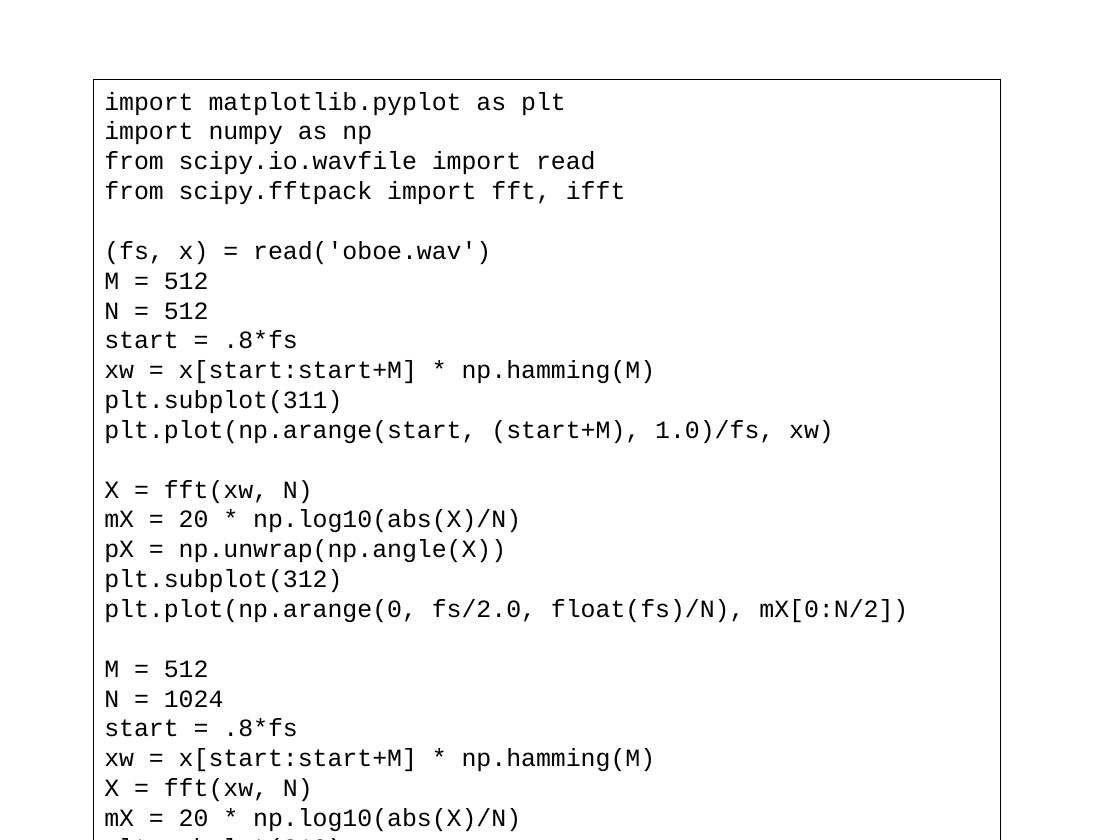
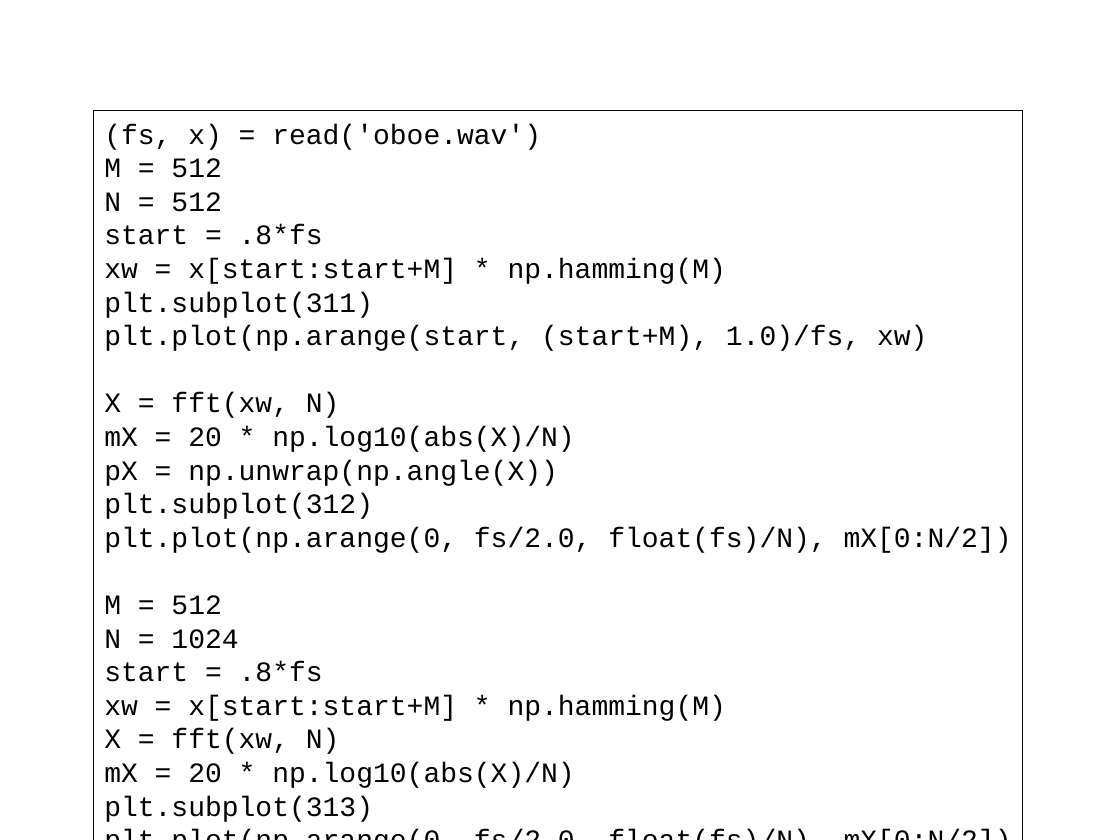
Before and after one commit to MTG/sms-tools, a slide deck: slide 20 of teaching-material/lectures/lect4-STFT/4-STFT.odp (slide 19 before the commit). Drawn at 1120x840 pixels with LibreOffice and Linux fonts; fonts in the diff are those of the drawing. Boxes give left, top, right and bottom in pixels: in the first picture for what was removed or moved away, otherwise in the second. Text is boxed around its words. In the diff, an @@ line names an element or a change of style, - is before the commit and + after.

```diff
--- a/teaching-material/lectures/lect4-STFT/4-STFT.odp
+++ b/teaching-material/lectures/lect4-STFT/4-STFT.odp
@@ rectangle "(fs, x) = read('oboe.wav')" resized from (x1=93, y1=80, x2=1000, y2=840) to (x1=93, y1=111, x2=1023, y2=840) @@
@@ rectangle "(fs, x) = read('oboe.wav')" at (x1=93, y1=111, x2=1023, y2=840): size 16 to 18 pt @@
@@ text in rectangle at (x1=104, y1=92, x2=626, y2=204): paragraphs removed @@
-import matplotlib.pyplot as plt
-import numpy as np
-from scipy.io.wavfile import read
-from scipy.fftpack import fft, ifft
```
Also in this commit, not shown: 12 other slides changed, 1 slide added, 15 other files.
